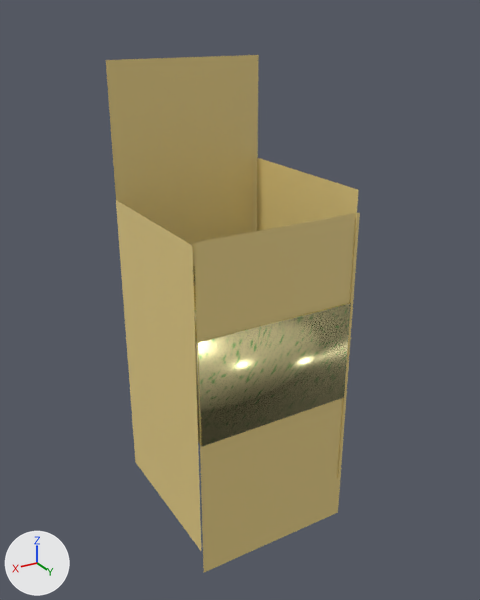
A saved change to the Blender file Glock.blend.
Before and after are seen from a camera (50 mm lens) standing at (31.7, 51.8, 39.2) and looking at (-0.6, -2.0, 12.3). The axes (+X, +Y, +Z) are drawn at lower left. The lights are the same throughout. The picture after the commit comes second.

Script lines for the objects in view, before the commit:
```python
me_cube_005 = bpy.data.meshes.new('Cube.005')
me_cube_005.from_pydata(...)  # a box spanning x -1.0..1.0, y -1.0..1.0, z -1.0..1.0
me_cube_005.polygons.foreach_set('use_smooth', [True] * 6)
me_cube_005.materials.append(mat_liquid_domain_material_003)
me_plane_001 = bpy.data.meshes.new('Plane.001')
me_plane_001.from_pydata([(-1.0, -1.0, 0.0), (1.0, -1.0, 0.0), (-1.0, 1.0, 0.0), (1.0, 1.0, 0.0)], [], [(0, 1, 3, 2)])
me_plane_001.materials.append(mat_material_003)  # yellow #e7cf86
me_plane_002 = bpy.data.meshes.new('Plane.002')
me_plane_002.from_pydata([(-1.0, -1.0, 0.0), (1.0, -1.0, 0.0), (-1.0, 1.0, 0.0), (1.0, 1.0, 0.0)], [], [(0, 1, 3, 2)])
me_plane_002.materials.append(mat_material_005)  # yellow #e7cf86
ob_liquid_domain = bpy.data.objects.new('Liquid Domain', me_cube_005)
ob_liquid_domain.location = (0.1, -2.5, 8.0)
ob_liquid_domain.scale = (8.34, 8.65, 5.32)
ob_mur1 = bpy.data.objects.new('mur1', me_plane_001)
ob_mur1.location = (8.5, -2.8, 5.9)
ob_mur1.rotation_euler = (0.0, 1.571, 0.0)  # degrees (0, 90, 0)
ob_mur1.scale = (-16.1, -8.45, -16.1)
ob_mur2 = bpy.data.objects.new('mur2', me_plane_002)
ob_mur2.location = (-0.1, 6.0, 4.8)
ob_mur2.rotation_euler = (1.571, 1.571, 0.0)  # degrees (90, 90, 0)
ob_mur2.scale = (-17.5, -8.63, -17.5)
# also in view: 'mur3' at (0.0, -11.2, 19.2); 'mur4' at (-8.3, -2.5, 8.4)
```
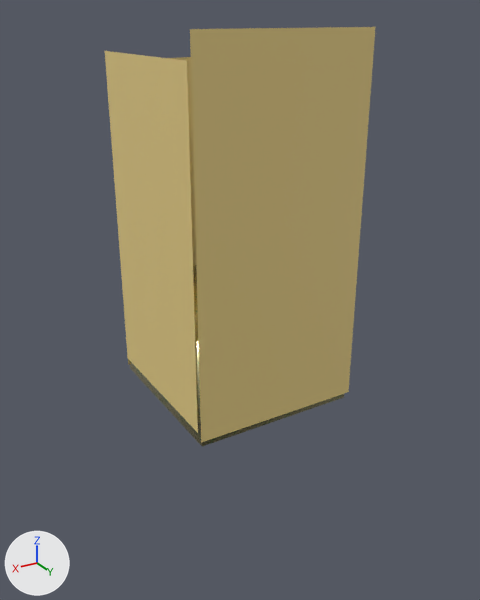
Boxes (x1, y1, x2, y2) around the edits, measured in the pictures (480 x 600 px):
'mur2', moved
    before: (194, 213, 360, 572)
    after: (190, 27, 376, 443)
'mur1', moved
    before: (116, 200, 201, 550)
    after: (105, 51, 198, 433)
'mur3', unchanged, covered by the edit
    before: (106, 55, 259, 266)
    after: (128, 57, 196, 365)
'Liquid Domain', unchanged, covered by the edit
    before: (193, 266, 351, 446)
    after: (129, 265, 344, 446)
'mur4', unchanged, covered by the edit
    before: (256, 158, 359, 478)

Edits to the bpy script that builds the scene:
```text
Change ob_mur1:
    ob_mur1.location: (8.5, -2.8, 5.9) -> (8.5, -2.8, 20.0)
Change ob_mur2:
    ob_mur2.location: (-0.1, 6.0, 4.8) -> (-0.1, 6.3, 20.7)
```
